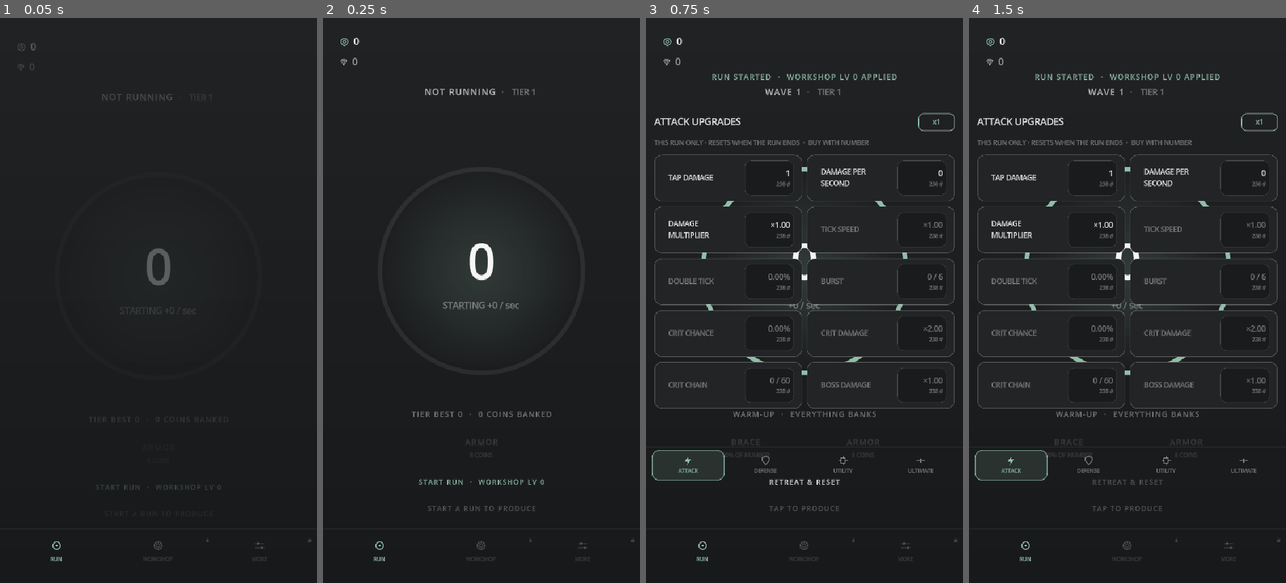
Above: before the commit, frames 1-4 (left to right).
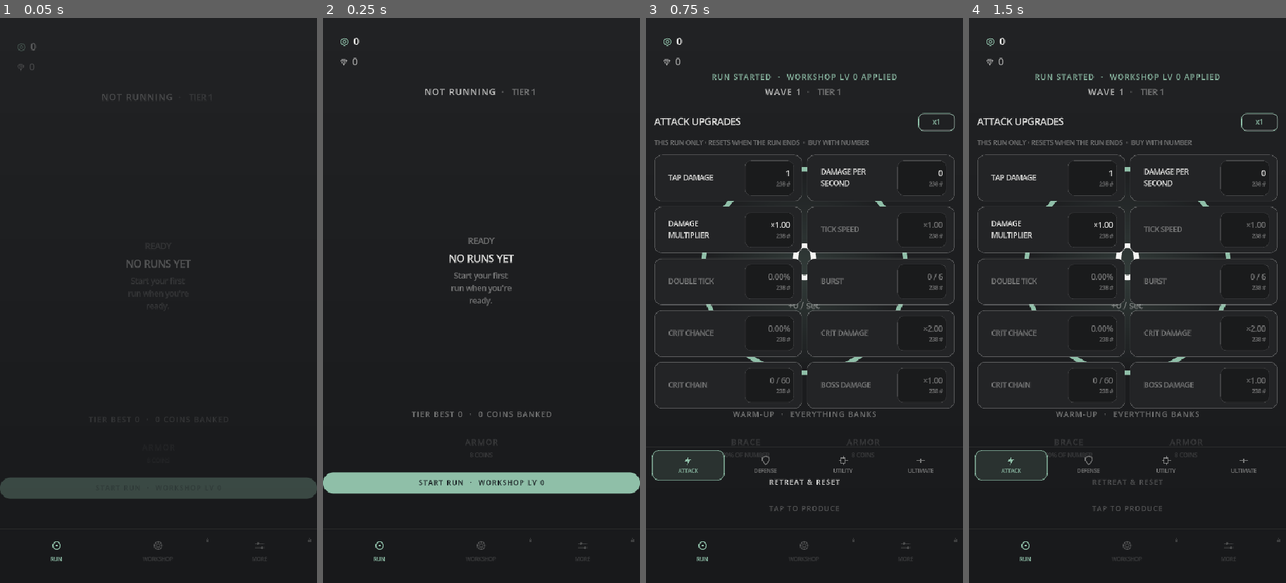
Above: after the commit, the same moments.

Repository: paulhardie/NumberGOup
Game: Godot game, scene res://scenes/main.tscn
The game is run twice, just before and just after one commit, with the same random seed, the same clock (stepped at 60 frames per second) and the same inputs.
Inputs (mouse positions are in pixels of both pictures, inside the frame that each line leads up to):
- Up to frame 1 (0.05 s): no input
- Up to frame 2 (0.25 s): no input
- Up to frame 3 (0.75 s): click "START RUN · WORKSHOP LV 0" at 0.5 s
- Up to frame 4 (1.5 s): click (1127, 300) at 1.25 s

The runs differ from the first frame. In frame 1, 3.9% of the frame differs, in the area x 0-100%, y 40-86%; in frame 2, 4.9%, in the area x 0-100%, y 38-88%; in frame 3, nothing differs; in frame 4, nothing differs.

Commit message:
Turn the run screen into a landing page between runs
Death already stopped hard (the Lost To modal) and starting again already
needed an explicit RUN button press, so nothing was truly an infinite
loop - but the screen under that modal reused the tap-stage shell with its
labels swapped to NOT RUNNING, showing an empty ring and a zeroed Number
with nothing live to say.

Between runs, the stage's rect now shows a landing panel instead: READY,
the last run's tier and wave, what ended it, and what it paid in Coins and
Knowledge - or NO RUNS YET before a first attempt. It's a state branch on
the existing run screen, not a new tab. The RUN button itself now reads as
the one thing to do while landed: a filled pill (the same treatment the
run-over screen's CONTINUE door already uses) instead of flat text, while
Retreat stays the quiet flat control it always was.

Recorded as D025.

Co-Authored-By: Claude Sonnet 5 <noreply@anthropic.com>
Claude-Session: https://claude.ai/code/session_01R8jKrW1xawKLrRrn7b2txa

Diff:
--- a/src/main.gd
+++ b/src/main.gd
@@ -76,6 +76,11 @@
 ## column: a container re-sorts its child whenever the number's width changes,
 ## which would overwrite a position tween mid-shake.
 var stage_root: Control
+## Shown in the stage's place between runs, since Number exists only during a
+## run (pillar 3) and an empty ring/number stage has nothing live to say.
+var landing_panel: Control
+var landing_last_run_label: Label
+var landing_last_run_detail: Label
 var tracked_font: FontVariation
 var number_flash_tween: Tween
 # Smoothed log10 of the displayed Number (log10(mantissa) + exponent), eased
@@ -329,6 +334,7 @@
 	_build_currency_stack(screen)
 	_build_wave_line(screen)
 	_build_stage(screen)
+	_build_landing_panel(screen)
 	_build_run_controls(screen)
 	_build_rig_panel(screen)
 
@@ -459,6 +465,35 @@
 	number_col.add_child(number_label)
 	rate_label = _make_label("", 15, HORIZONTAL_ALIGNMENT_CENTER, MUTED_TEXT)
 	number_col.add_child(rate_label)
+
+## Fills the stage's rect between runs, in place of the ring and the number:
+## a landing beat with what the last run did, rather than an idle stage
+## waiting for a tap that does nothing (D025).
+func _build_landing_panel(parent: Control) -> void:
+	landing_panel = Control.new()
+	landing_panel.set_anchors_and_offsets_preset(Control.PRESET_FULL_RECT)
+	landing_panel.offset_top = 150
+	landing_panel.offset_bottom = -250
+	landing_panel.mouse_filter = Control.MOUSE_FILTER_IGNORE
+	parent.add_child(landing_panel)
+
+	var centre := CenterContainer.new()
+	centre.set_anchors_and_offsets_preset(Control.PRESET_FULL_RECT)
+	centre.mouse_filter = Control.MOUSE_FILTER_IGNORE
+	landing_panel.add_child(centre)
+
+	var column := VBoxContainer.new()
+	column.alignment = BoxContainer.ALIGNMENT_CENTER
+	column.add_theme_constant_override("separation", 8)
+	column.mouse_filter = Control.MOUSE_FILTER_IGNORE
+	centre.add_child(column)
+
+	column.add_child(_make_label("READY", 14, HORIZONTAL_ALIGNMENT_CENTER, MUTED_TEXT))
+	landing_last_run_label = _make_label("", 17, HORIZONTAL_ALIGNMENT_CENTER, TEXT)
+	column.add_child(landing_last_run_label)
+	landing_last_run_detail = _make_label("", 13, HORIZONTAL_ALIGNMENT_CENTER, MUTED_TEXT)
+	landing_last_run_detail.autowrap_mode = TextServer.AUTOWRAP_WORD_SMART
+	column.add_child(landing_last_run_detail)
 
 ## The run's own controls: what the encounter is asking for, the two answers to
 ## it, and the way out. All text, no panels, so the stage stays the loud thing.
@@ -1706,6 +1741,10 @@
 	_refresh_encounter_line()
 	if rig_panel != null:
 		rig_panel.visible = state.in_run
+	if stage_root != null:
+		stage_root.visible = state.in_run
+	_refresh_landing()
+	tap_hint.visible = state.in_run
 	brace_button.visible = state.in_run
 	brace_cost_label.text = "%.0f%% OF NUMBER" % (state.get_brace_cost_percent() * 100.0)
 	brace_button.disabled = not state.can_brace()
@@ -1718,10 +1757,40 @@
 	else:
 		armor_cost_label.text = _coins(state.get_workshop_coin_cost(armor)) + " COINS"
 	run_button.text = "RETREAT & RESET" if state.in_run else "START RUN  ·  WORKSHOP LV " + str(state.get_workshop_level())
-	var run_colour := FAINT_TEXT if state.in_run else ACCENT
+	# Retreat is destructive and rare, so it stays the quietest control on the
+	# screen (flat text). Starting is the whole point of being here, so it
+	# gets the same filled pill the run-over screen's CONTINUE door uses (D025).
+	run_button.flat = state.in_run
+	var run_colour := FAINT_TEXT if state.in_run else Color("0d1016")
 	run_button.add_theme_color_override("font_color", run_colour)
-	run_button.add_theme_color_override("font_hover_color", TEXT if state.in_run else ACCENT)
+	run_button.add_theme_color_override("font_hover_color", TEXT if state.in_run else Color("0d1016"))
 	run_button.add_theme_font_override("font", _tracked_font())
+	if state.in_run:
+		run_button.add_theme_stylebox_override("normal", StyleBoxEmpty.new())
+		run_button.add_theme_stylebox_override("hover", StyleBoxEmpty.new())
+	else:
+		run_button.add_theme_stylebox_override("normal", _panel_style(ACCENT, 999))
+		run_button.add_theme_stylebox_override("hover", _panel_style(ACCENT.lightened(0.1), 999))
+
+## The landing beat (D025): what the stage shows in place of the ring and the
+## number between runs, since Number exists only during a run (pillar 3).
+func _refresh_landing() -> void:
+	if landing_panel == null:
+		return
+	landing_panel.visible = not state.in_run
+	if state.in_run:
+		return
+	var summary := state.last_run_summary
+	if summary == null:
+		landing_last_run_label.text = "NO RUNS YET"
+		landing_last_run_detail.text = "Start your first run when you're ready."
+		return
+	landing_last_run_label.text = "LAST RUN  ·  TIER " + str(summary.tier_id) + "  ·  WAVE " + str(summary.wave_reached)
+	var cause := "RETREATED" if summary.outcome == "retreat" else "LOST TO A HIT OF " + summary.final_hit.format_value()
+	var reward := "+" + _coins(summary.coins_earned) + " COINS"
+	if summary.knowledge_gained > 0:
+		reward += "  ·  +" + str(summary.knowledge_gained) + " KNOWLEDGE"
+	landing_last_run_detail.text = cause + "  ·  " + reward
 
 ## The boss warning is the only thing besides a landing hit allowed to use the
 ## warning colour, so it keeps its weight.
Not shown, changed: docs/DECISIONS.md
